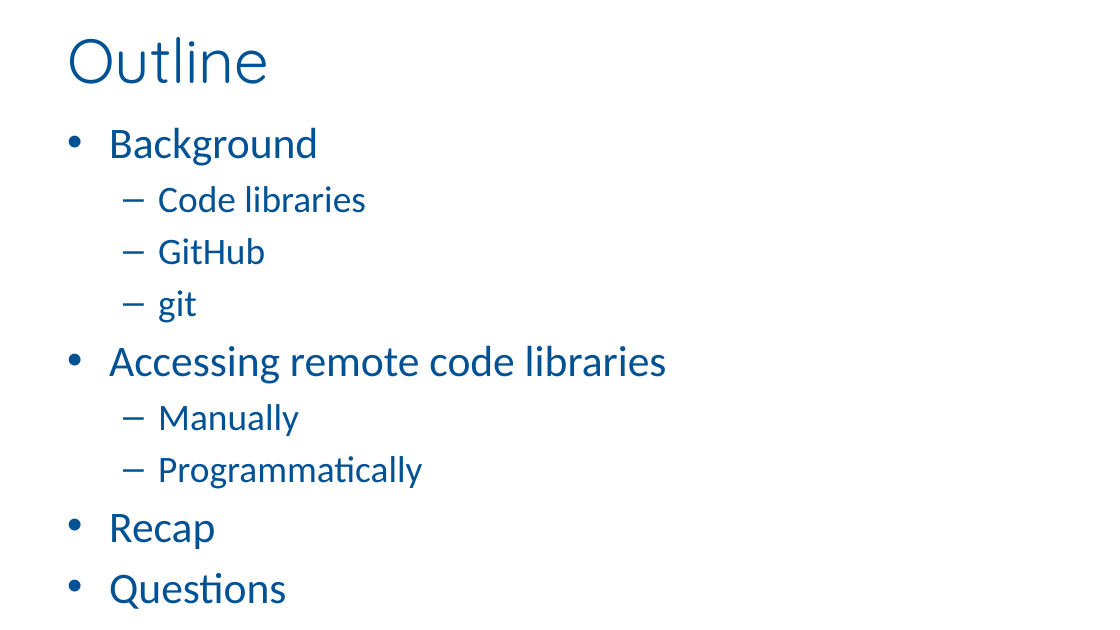
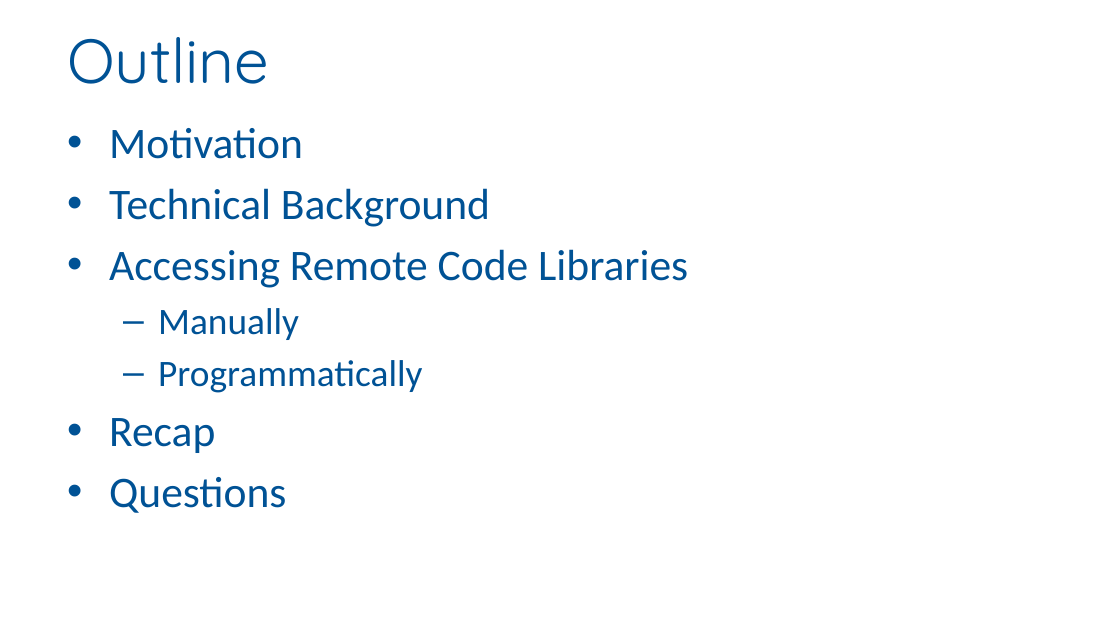
Before and after one commit to RhoInc/sas-install-github, a slide deck: slide 2 of docs/CT06.pptx. Drawn at 1120x630 pixels with LibreOffice and Linux fonts; fonts in the diff are those of the drawing; background and template pictures are left out. Boxes give left, top, right and bottom in pixels: in the first picture for what was removed or moved away, otherwise in the second. Text is boxed around its words. In the diff, an @@ line names an element or a change of style, - is before the commit and + after.

```diff
--- a/docs/CT06.pptx
+++ b/docs/CT06.pptx
@@ text at (109, 128, 688, 288): text changed @@
-• Background
-  – Code libraries
-  – GitHub
-  – git
-• Accessing remote code libraries
+• Motivation
+• Technical Background
+• Accessing Remote Code Libraries
```
Also in this commit, not shown: 5 other slides changed, 4 slides added, 2 slides removed.
